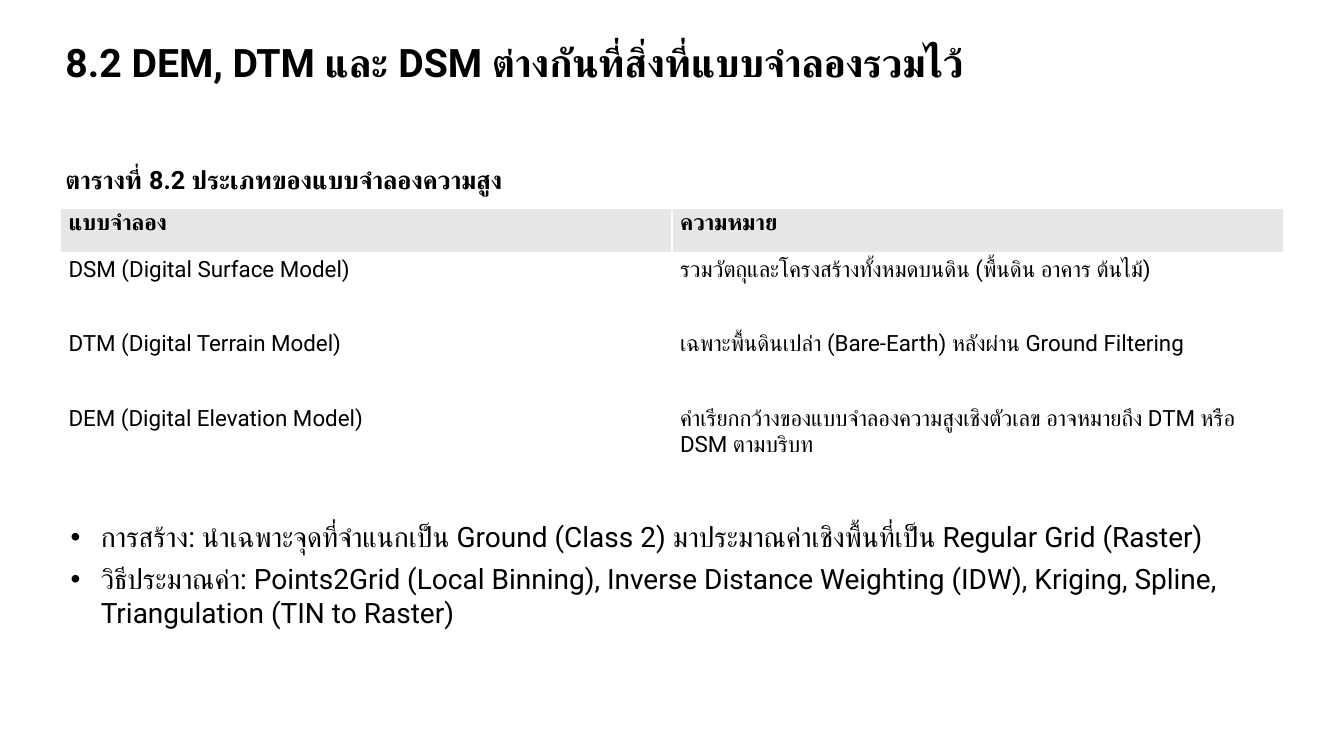
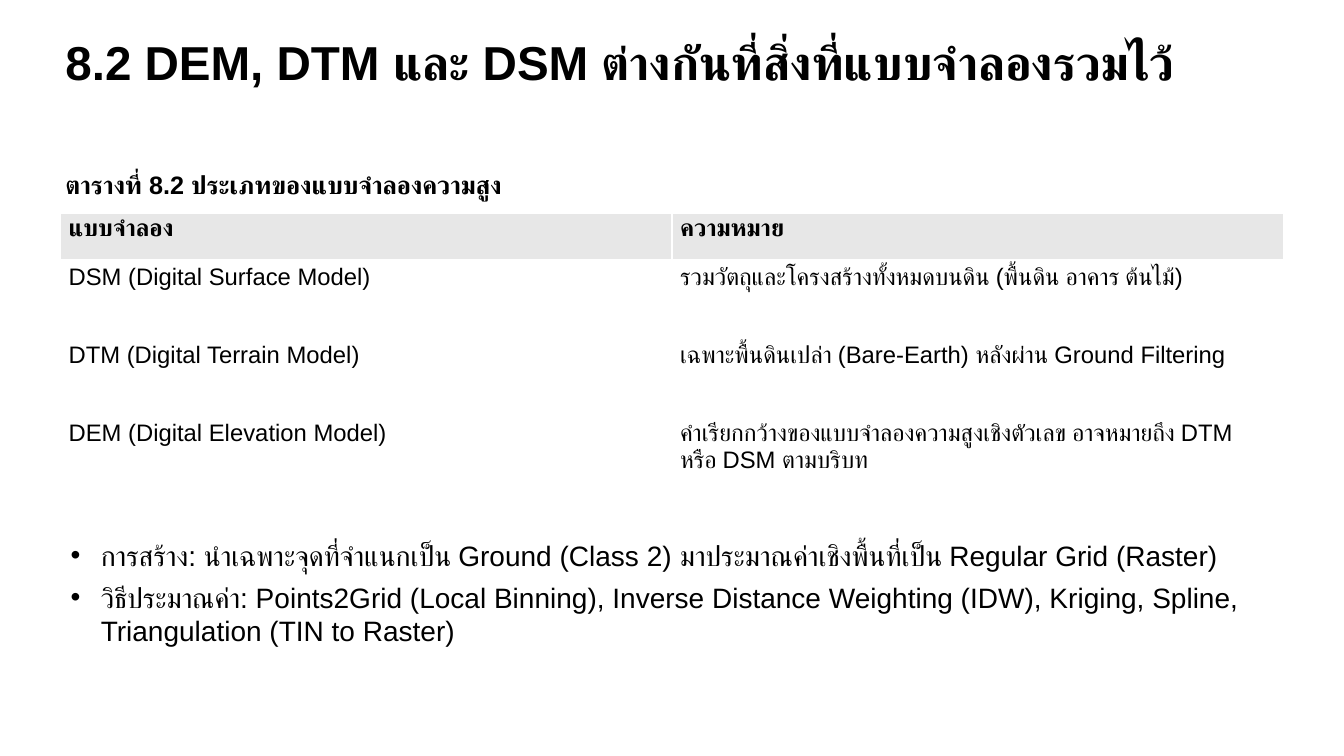
Before and after one commit to soravisAmn/Presentation, a slide deck: slide 38 of Surveying Technologies/draft#1/draft1.pptx. Drawn at 1344x756 pixels with LibreOffice and Linux fonts; fonts in the diff are those of the drawing. Boxes give left, top, right and bottom in pixels: in the first picture for what was removed or moved away, otherwise in the second. Text is boxed around its words. In the diff, an @@ line names an element or a change of style, - is before the commit and + after.

```diff
--- a/Surveying Technologies/draft#1/draft1.pptx
+++ b/Surveying Technologies/draft#1/draft1.pptx
@@ text "8.2 DEM, DTM และ DSM ..." at (65, 43, 1173, 88): size 28 to 34 pt, font Roboto to Arial @@
@@ text "ตารางที่ 8.2 ประเภทของแบบจำลองความสูง" at (65, 175, 502, 201): font Roboto to Arial @@
@@ table at (60, 214, 1285, 495) @@
@@ size 16 to 17 pt, font Roboto to Arial @@
@@ table: place and size @@
-table at (60, 209, 1285, 477)
+table at (60, 214, 1285, 495)
@@ text "การสร้าง: นำเฉพาะจุดที่จำแนกเป็น Ground (Class 2) ..." at (101, 544, 1238, 646): font Roboto to Arial @@
@@ text "การสร้าง: นำเฉพาะจุดที่จำแนกเป็น Ground (Class 2) ...": place and size @@
-text "การสร้าง: นำเฉพาะจุดที่จำแนกเป็น Ground (Class 2) ..." at (101, 524, 1217, 630)
+text "การสร้าง: นำเฉพาะจุดที่จำแนกเป็น Ground (Class 2) ..." at (101, 544, 1238, 646)
```
Also in this commit, not shown: 62 other slides changed, 35 other files.
